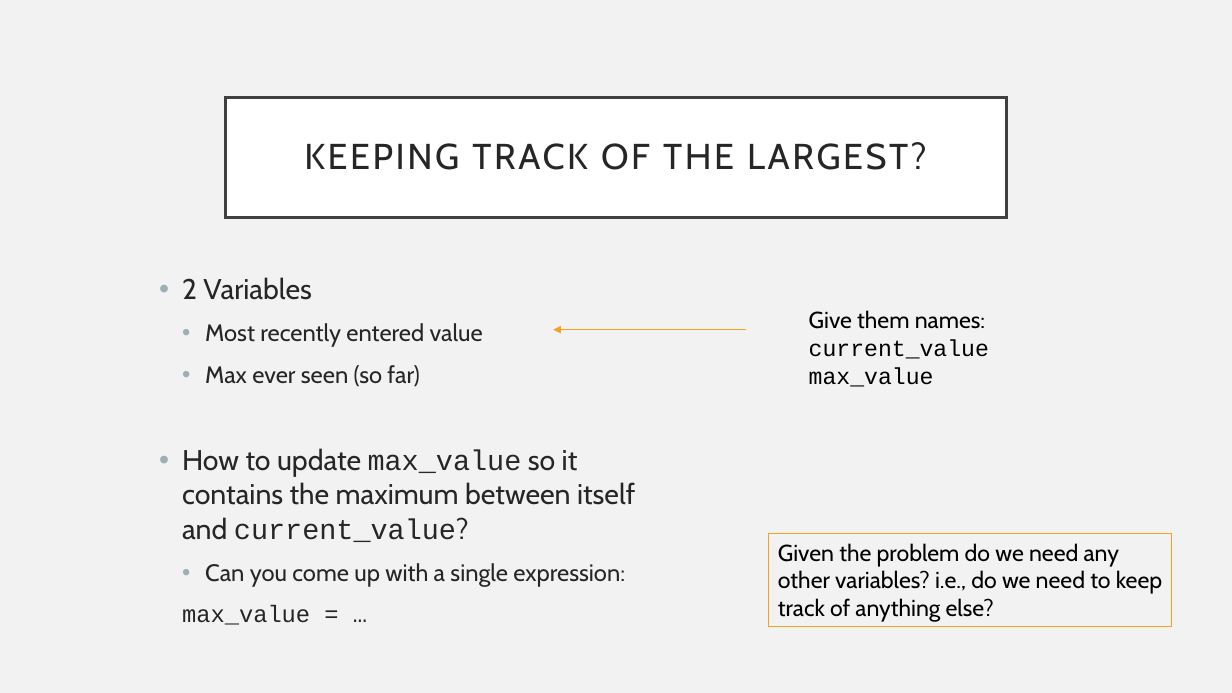
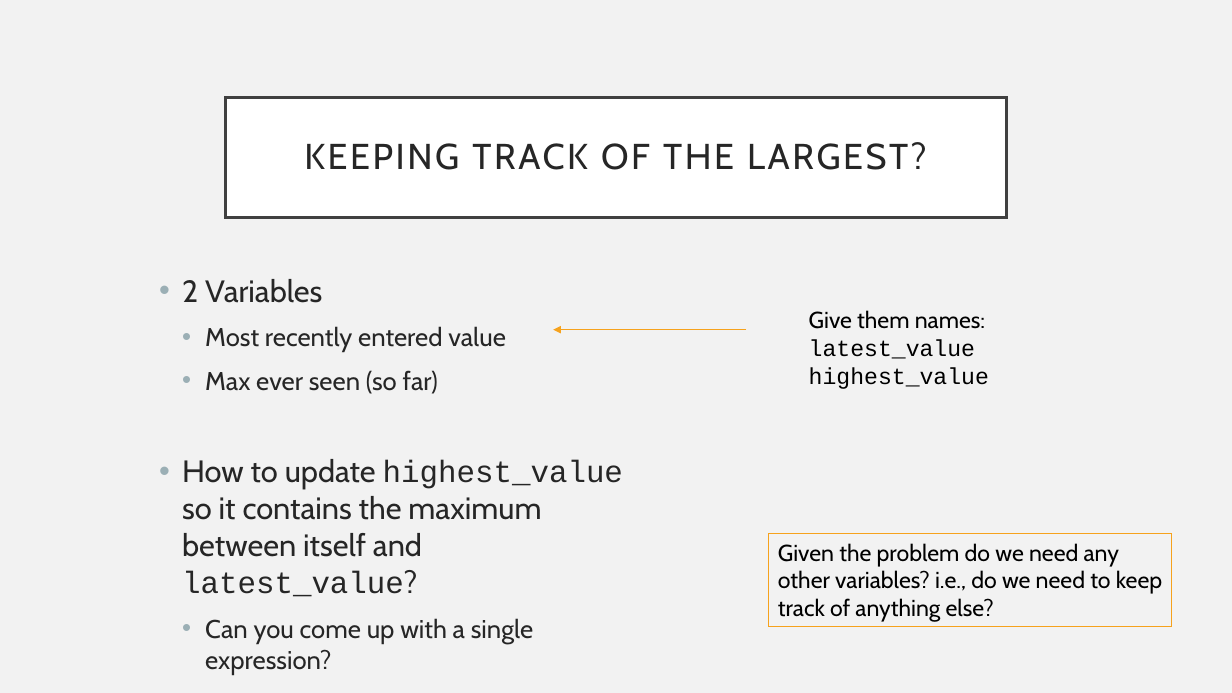
Before and after one commit to UPEI-CS/CS1910-Students, a slide deck: slide 10 of lectures/05-Input-Output/CS1910_Input-Output_Lecture.pptx (slide 20 before the commit). Drawn at 1232x693 pixels with LibreOffice and Linux fonts; fonts in the diff are those of the drawing. Boxes give left, top, right and bottom in pixels: in the first picture for what was removed or moved away, otherwise in the second. Text is boxed around its words. In the diff, an @@ line names an element or a change of style, - is before the commit and + after.

```diff
--- a/lectures/05-Input-Output/CS1910_Input-Output_Lecture.pptx
+++ b/lectures/05-Input-Output/CS1910_Input-Output_Lecture.pptx
@@ text at (x1=182, y1=279, x2=506, y2=394): size 22.2 to 24 pt in "2 Variables"; size 18.5 to 20 pt in "Most recently entered value", "Max ever seen (so far)" @@
@@ text at (x1=809, y1=339, x2=989, y2=389): text changed @@
-current_value
-max_value
+latest_value
+highest_value
@@ text at (x1=182, y1=459, x2=623, y2=644): text changed; size 22.2 to 24 pt @@
-• How to update max_value so it contains the maximum between itself and current_value?
-  • Can you come up with a single expression:
-  max_value = …
+• How to update highest_value so it contains the maximum between itself and latest_value?
+  • Can you come up with a single expression?
```
Also in this commit, not shown: 4 other slides changed, 9 slides added, 4 slides removed, 1 other file.
